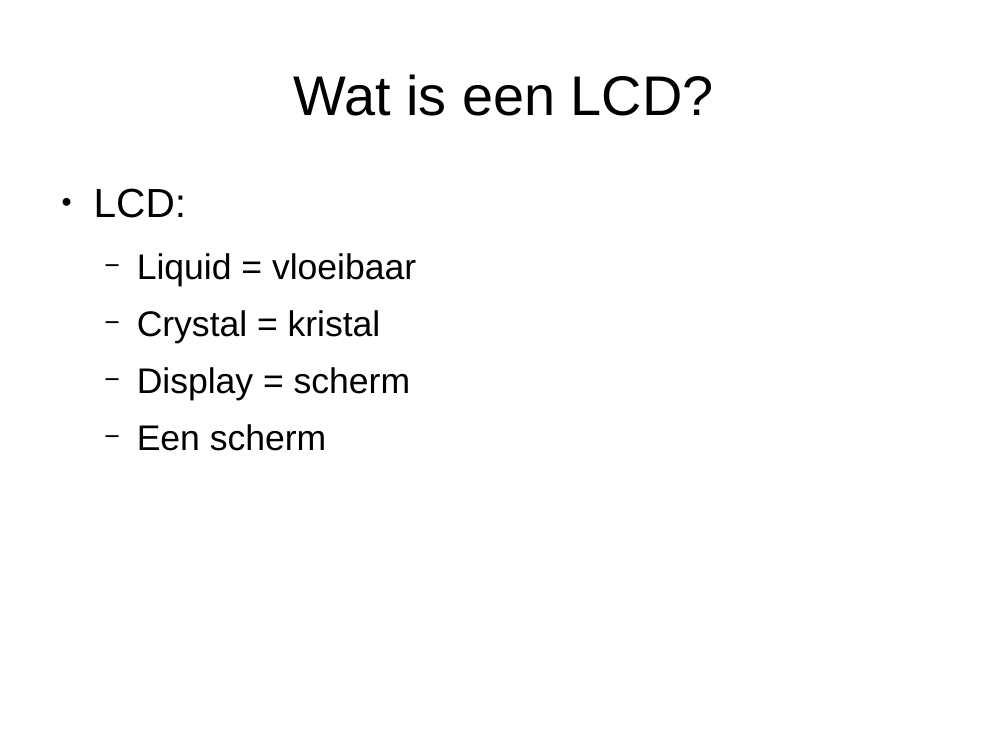
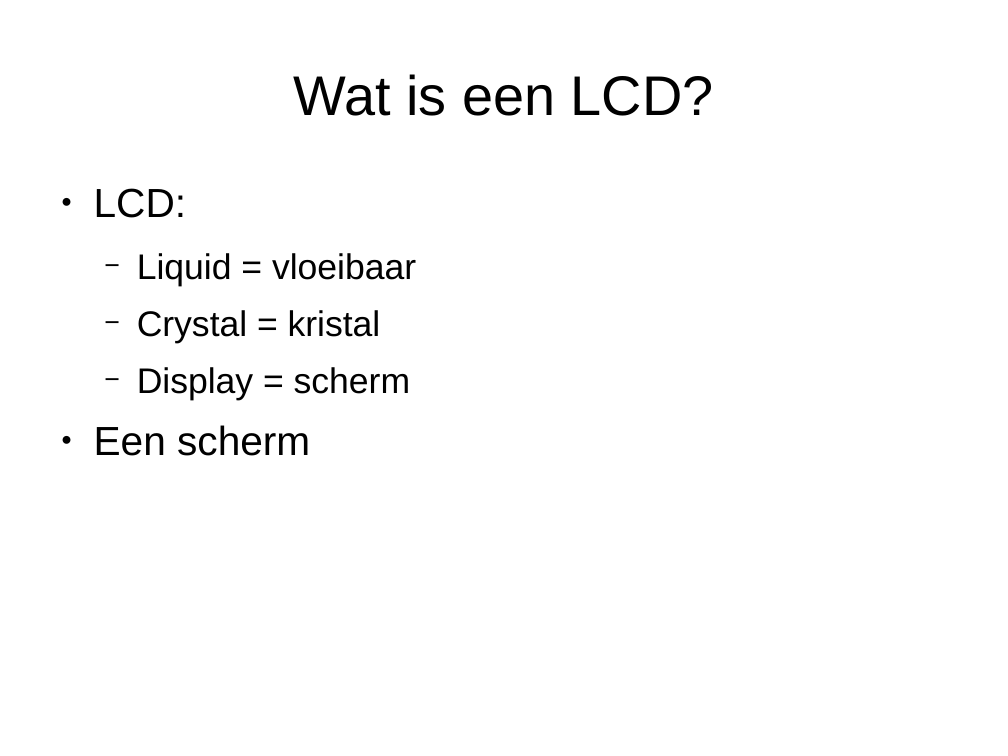
Before and after one commit to djog/arduino_cursus, a slide deck: slide 3 of Raw/Lcd.odp. Drawn at 1008x756 pixels with LibreOffice and Linux fonts; fonts in the diff are those of the drawing. Boxes give left, top, right and bottom in pixels: in the first picture for what was removed or moved away, otherwise in the second. Text is boxed around its words. In the diff, an @@ line names an element or a change of style, - is before the commit and + after.

```diff
--- a/Raw/Lcd.odp
+++ b/Raw/Lcd.odp
@@ text at <box>94,425,310,456</box>: size 28 to 32 pt in "Een scherm"; bullet − to ●; list level 2 to 1 in "Een scherm" @@
```
Also in this commit, not shown: 6 other files.
